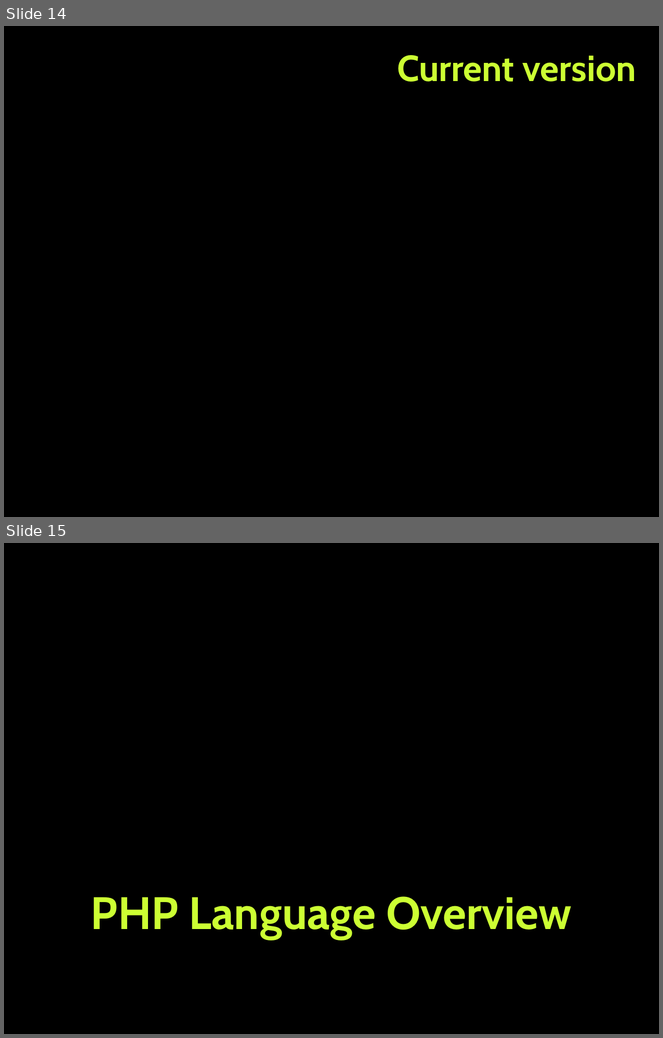
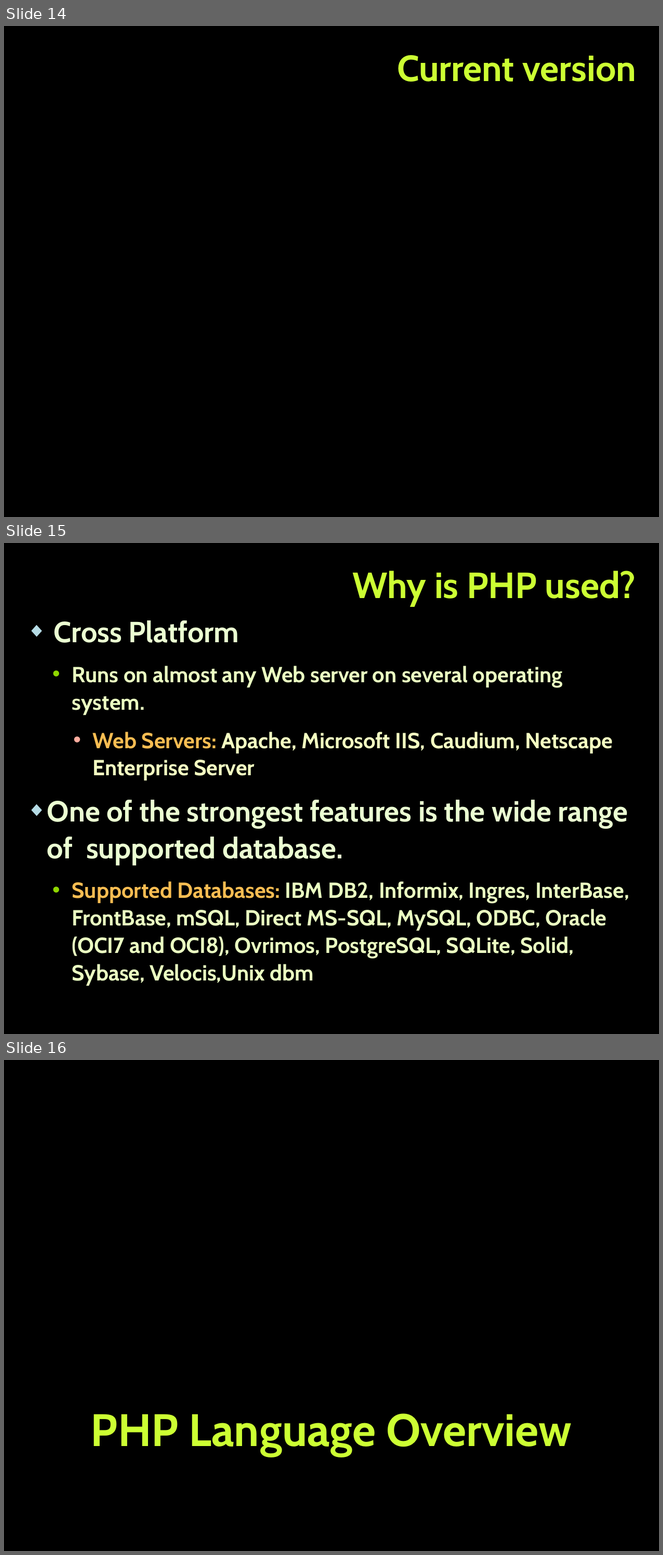
Before and after one commit to tanzhur/PHP_MVC-seminar, a slide deck: PHP_MVC.pptx. Shown one above the other, each under a label of ours: slides 14 and 15 before the commit, slides 14, 15 and 16 after it. The pictures are 663x1038 and 663x1555 pixels, drawn with LibreOffice and Linux fonts; fonts in the diff are those of the drawing; background and template pictures are left out. Boxes give left, top, right and bottom in pixels: in the first picture for what was removed or moved away, otherwise in the second. Text is boxed around its words. In the diff, an @@ line names an element or a change of style, - is before the commit and + after.

```diff
--- a/PHP_MVC.pptx
+++ b/PHP_MVC.pptx
@@ slide 15 added at bbox=[4, 543, 659, 1034], background picture (left out) @@
@@ title added at bbox=[352, 571, 636, 606], 40 pt, text #CCFF33, bold @@
+Why is PHP used?
@@ text added at bbox=[47, 620, 630, 986], 24 pt, text #EBFFC2, bold @@
+◆ Cross Platform
+  • Runs on almost any Web server on several operating system.
+    • Web Servers: Apache, Microsoft IIS, Caudium, Netscape Enterprise Server
+◆ One of the strongest features is the wide range of supported database.
+  • Supported Databases: IBM DB2, Informix, Ingres, InterBase, FrontBase, mSQL, Direct MS-SQL, MySQL, ODBC, Oracle (OCI7 and OCI8), Ovrimos, PostgreSQL, SQLite, Solid, Sybase, Velocis,Unix dbm
@@ what was slide 15 is now slide 16 @@
```
Also in this commit, not shown: 1 slide changed, 8 other slides added, 1 other file.
